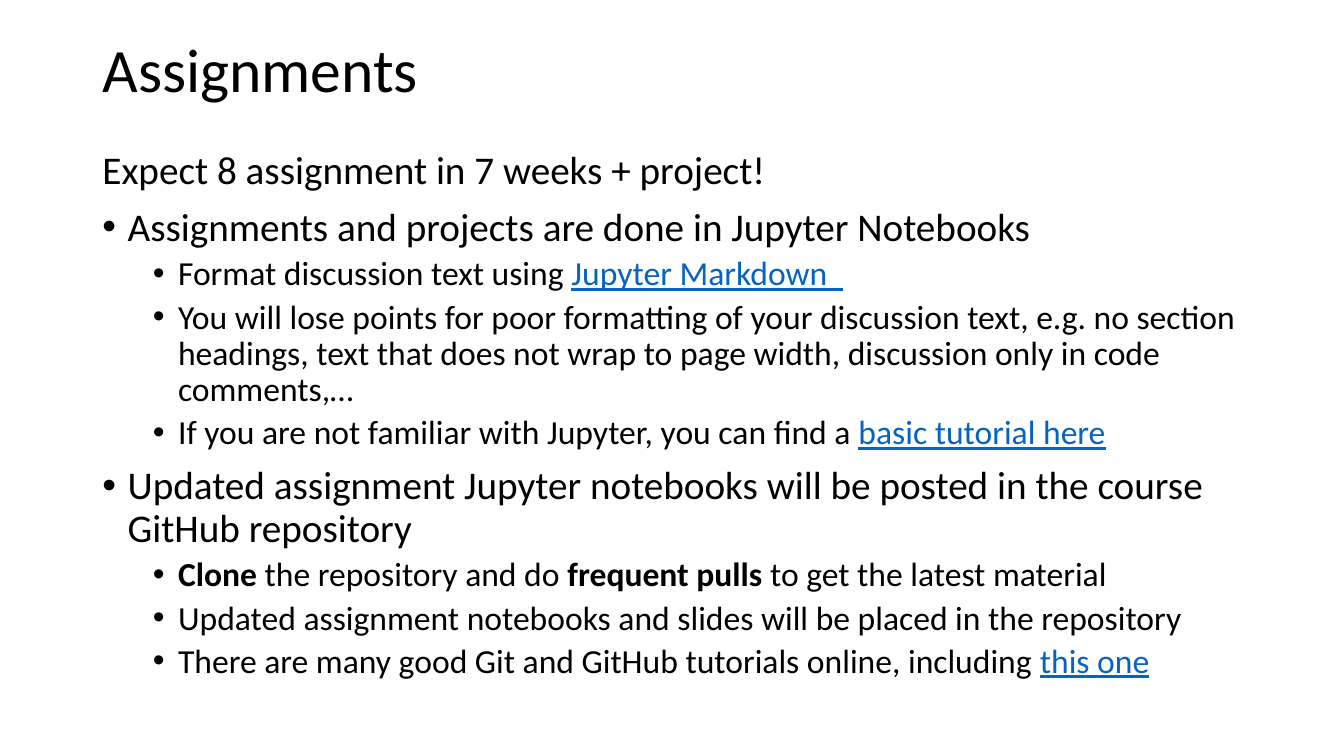
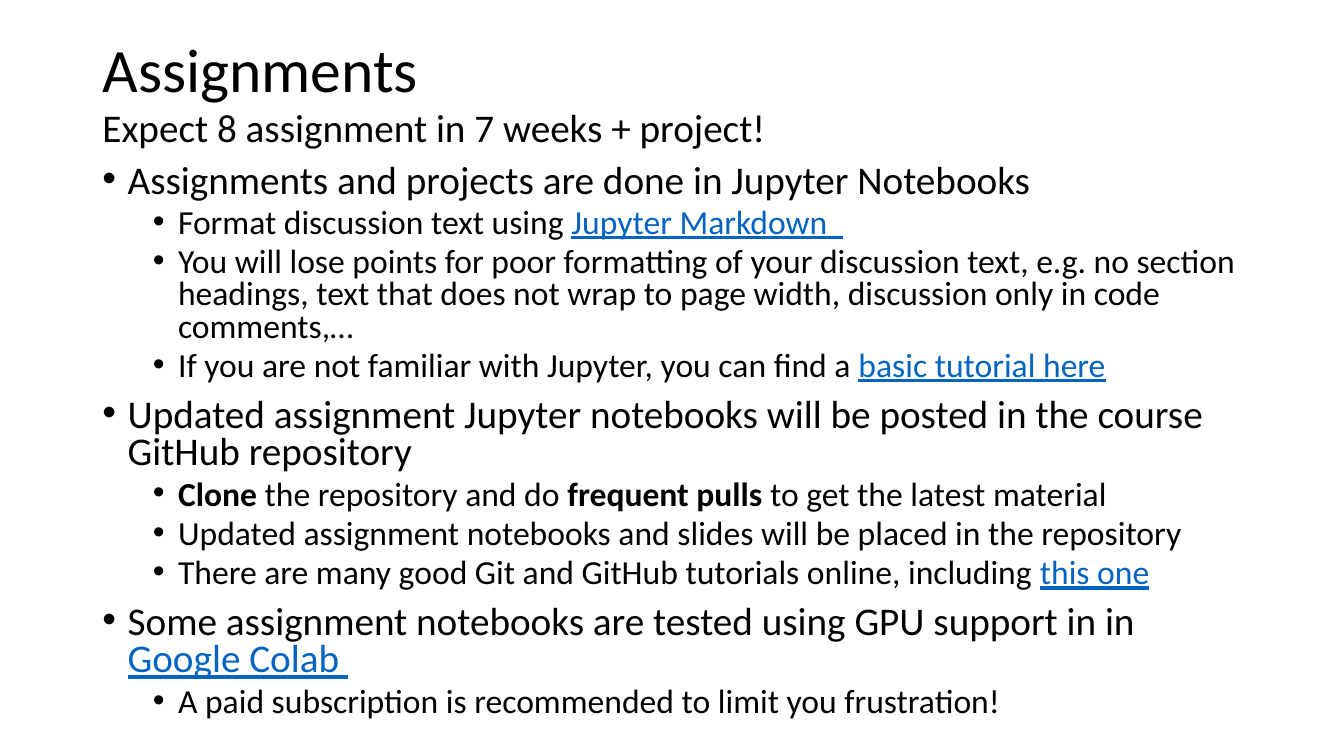
Before and after one commit to jonahneu/CSCI-E-108, a slide deck: slide 27 of slides/1_Introduction.pptx (slide 28 before the commit). Drawn at 1344x756 pixels with LibreOffice and Linux fonts; fonts in the diff are those of the drawing. Boxes give left, top, right and bottom in pixels: in the first picture for what was removed or moved away, otherwise in the second. Text is boxed around its words. In the diff, an @@ line names an element or a change of style, - is before the commit and + after.

```diff
--- a/slides/1_Introduction.pptx
+++ b/slides/1_Introduction.pptx
@@ text "Expect 8 assignment in 7 ...": place and size @@
-text "Expect 8 assignment in 7 ..." at [102,156,1235,679]
+text "Expect 8 assignment in 7 ..." at [102,114,1235,719]
@@ text at [102,114,1235,590]: line spacing 0.9 to 0.8 @@
@@ text at [128,607,1135,719]: paragraphs added @@
+• Some assignment notebooks are tested using GPU support in in Google Colab
+  • A paid subscription is recommended to limit you frustration!
```
Also in this commit, not shown: 1 other slide changed, 1 slide removed.
